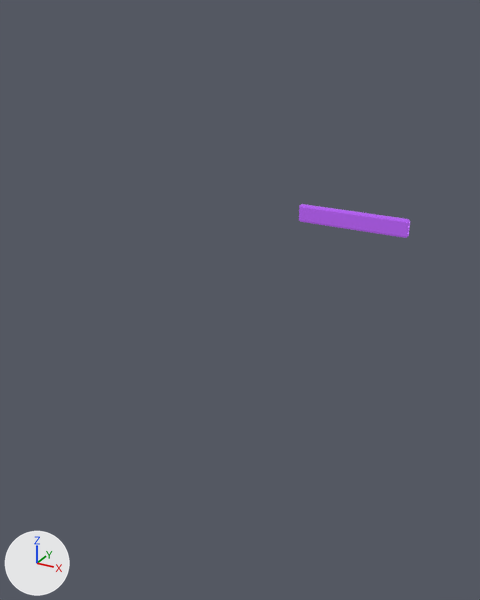
Two versions of the Blender file assets/ships/parts/blender/engine_resonator_authored.blend, one commit apart.
Rendered twice from a 50 mm camera at (1.64, -2.53, 1.18) aimed at (0.24, 0.01, -0.09). Every picture has the same lights, and +X, +Y and +Z are marked at lower left. The first picture is the older version.

Before the edit, the objects in view are built like this:
```python
ob_det_violet_bleed_vein = bpy.data.objects.new('DET_violet_bleed_vein', me_cube)
ob_det_violet_bleed_vein.parent = ob_engine_resonator
ob_det_violet_bleed_vein.location = (0.0, 0.0, 0.012)
ob_det_violet_bleed_vein.scale = (1.12, 1.12, 1.12)
ob_hook_drive_core = bpy.data.objects.new('HOOK_DRIVE_CORE', me_hook_drive_core)
ob_hook_drive_core.parent = ob_engine_resonator
ob_hook_drive_core.location = (-0.1, 0.0, 0.0)
ob_hook_drive_fan = bpy.data.objects.new('HOOK_DRIVE_FAN', me_hook_drive_fan)
ob_hook_drive_fan.parent = ob_engine_resonator
ob_hook_drive_fan.location = (0.22, 0.0, 0.0)
ob_hook_drive_plume = bpy.data.objects.new('HOOK_DRIVE_PLUME', me_hook_drive_plume)
ob_hook_drive_plume.parent = ob_engine_resonator
ob_hook_drive_plume.location = (-0.35, 0.0, 0.0)
```
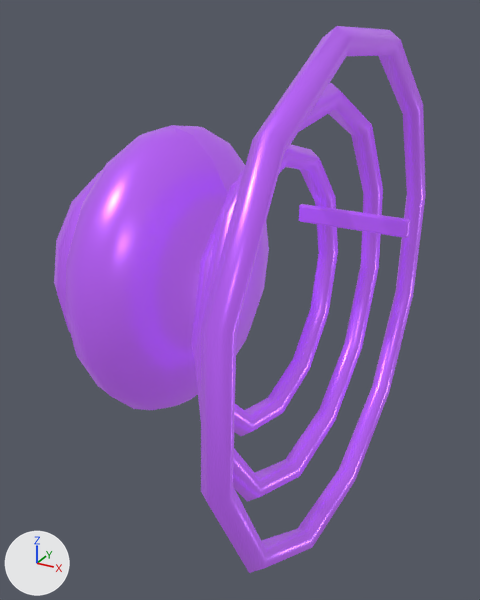
Where the change shows, as pixel boxes [x1, y1, x2, y2] in the pictures (480 x 600 px):
'HOOK_DRIVE_FAN', shown (purple): after [191, 26, 426, 573]
'HOOK_DRIVE_CORE', shown (purple): after [65, 125, 269, 410]
'HOOK_DRIVE_PLUME', shown (purple): after [54, 170, 102, 332]

What the commit changed:
Object 'HOOK_DRIVE_CORE' (ob_hook_drive_core) is now shown.
Object 'HOOK_DRIVE_FAN' (ob_hook_drive_fan) is now shown.
Object 'HOOK_DRIVE_PLUME' (ob_hook_drive_plume) is now shown.
